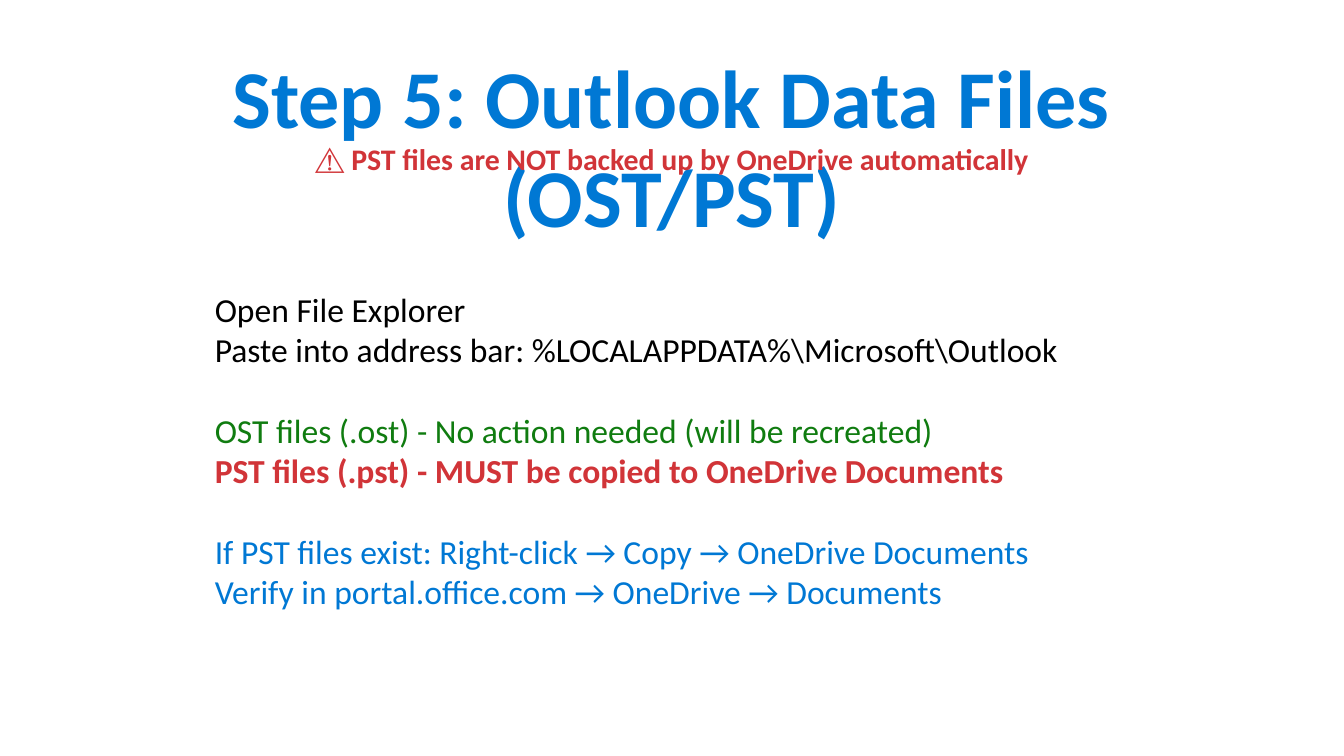
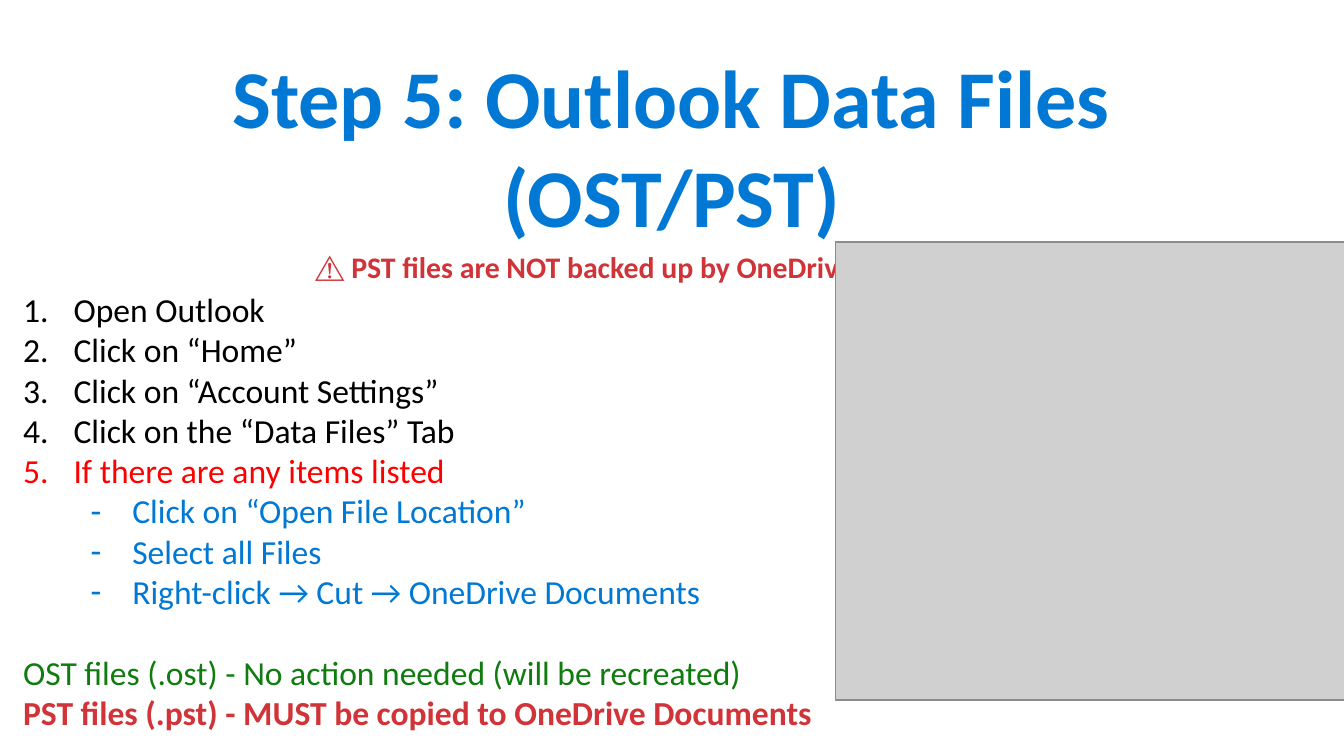
Before and after one commit to ipsghonline/tmp, a slide deck: slide 7 of presentation/Phase1-Backup-Guide.pptx. Drawn at 1344x756 pixels with LibreOffice and Linux fonts; fonts in the diff are those of the drawing; grey boxes stand for pictures. Boxes give left, top, right and bottom in pixels: in the first picture for what was removed or moved away, otherwise in the second. Text is boxed around its words. In the diff, an @@ line names an element or a change of style, - is before the commit and + after.

```diff
--- a/presentation/Phase1-Backup-Guide.pptx
+++ b/presentation/Phase1-Backup-Guide.pptx
@@ text "⚠️ PST files are NOT ..." rewrapped from (351,149,1028,177) to (351,253,853,285) @@
@@ picture added at (836,242,1344,700) @@
@@ text "Open Outlook": place and size @@
-text "Open Outlook" at (215,298,1058,610)
+text "Open Outlook" at (23,298,811,731)
@@ text at (74,298,700,610): text changed @@
-Open File Explorer
-Paste into address bar: %LOCALAPPDATA%\Microsoft\Outlook
+1. Open Outlook
+2. Click on “Home”
+3. Click on “Account Settings”
+4. Click on the “Data Files” Tab
+5. If there are any items listed
+  – Click on “Open File Location”
+  – Select all Files
+  – Right-click → Cut → OneDrive Documents
@@ text at (215,540,1028,610): paragraphs removed @@
-If PST files exist: Right-click → Copy → OneDrive Documents
-Verify in portal.office.com → OneDrive → Documents
```
Also in this commit, not shown: 7 other slides changed, 1 slide added, 2 slides removed.
